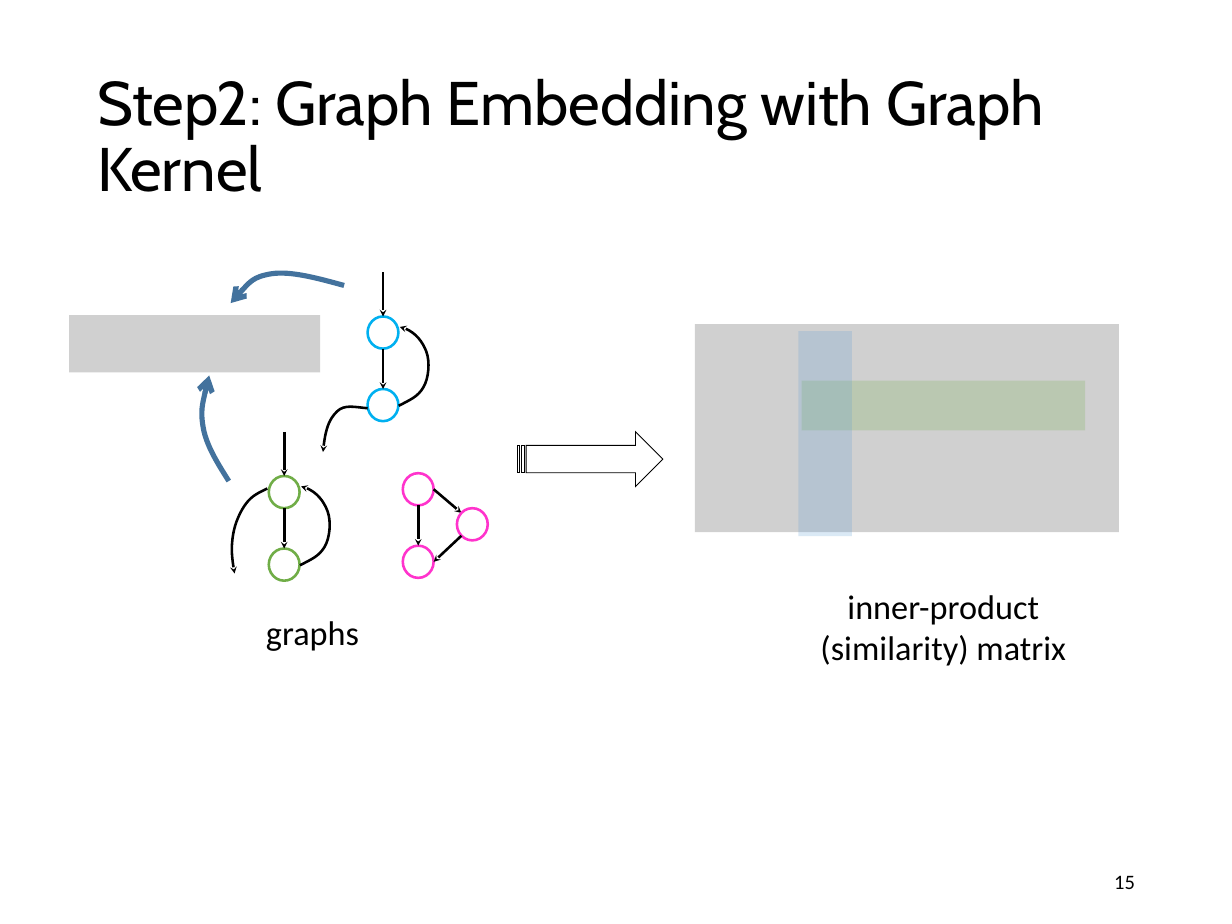
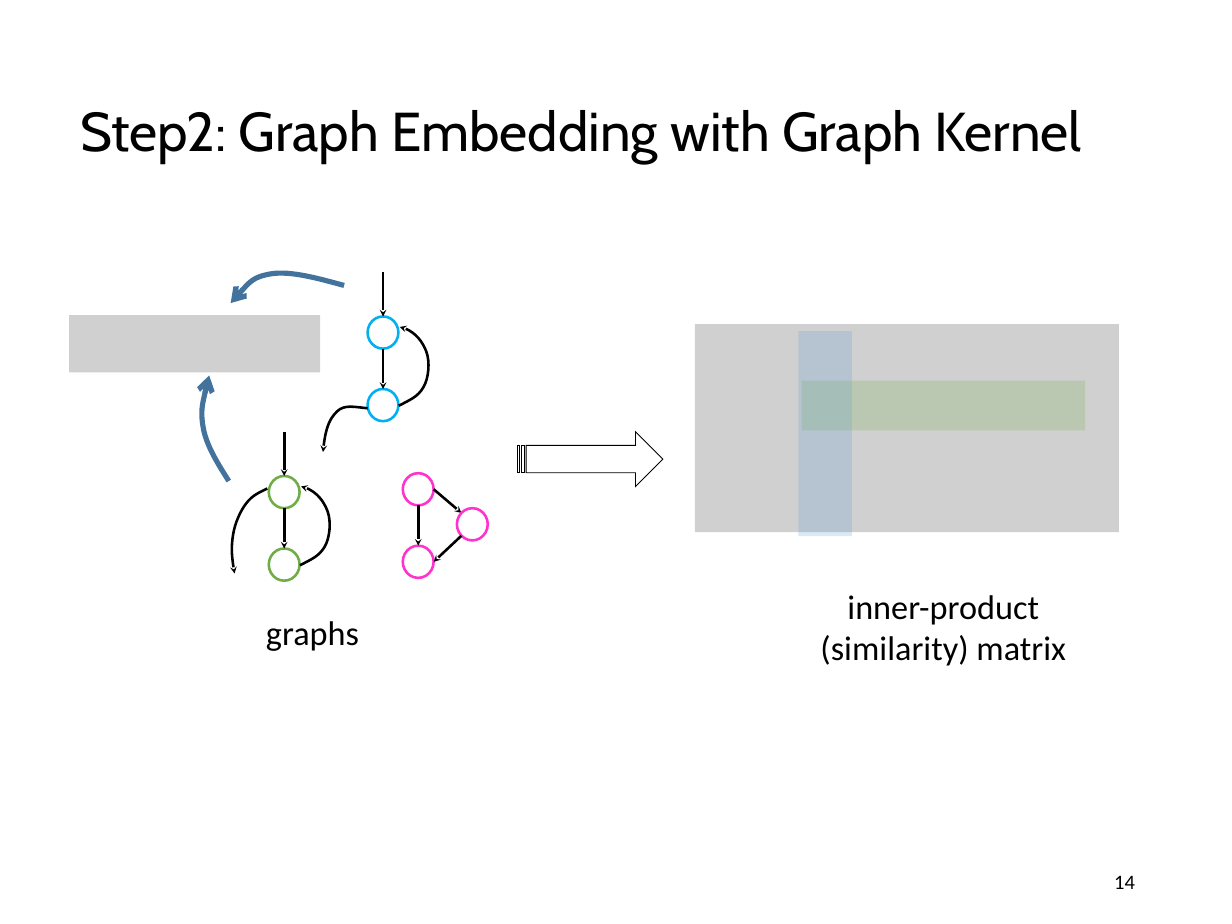
Before and after one commit to guxd/guxd.github.io, a slide deck: slide 14 of papers/slides/codekernel.pptx (slide 15 before the commit). Drawn at 1232x924 pixels with LibreOffice and Linux fonts; fonts in the diff are those of the drawing; grey boxes stand for pictures. Boxes give left, top, right and bottom in pixels: in the first picture for what was removed or moved away, otherwise in the second. Text is boxed around its words. In the diff, an @@ line names an element or a change of style, - is before the commit and + after.

Commit message:
update code kernel slides

```diff
--- a/papers/slides/codekernel.pptx
+++ b/papers/slides/codekernel.pptx
@@ title "Step2: Graph Embedding with Graph ...": place and size @@
-title "Step2: Graph Embedding with Graph ..." at box(97, 78, 1044, 192)
+title "Step2: Graph Embedding with Graph ..." at box(80, 110, 1082, 164)
@@ title "Step2: Graph Embedding with Graph ..." at box(80, 110, 1082, 164): size 36 to 32 pt @@
@@ page number at box(1114, 875, 1135, 889): text changed @@
-15
+14
```
Also in this commit, not shown: 20 other slides changed, 2 slides added, 2 slides removed.
